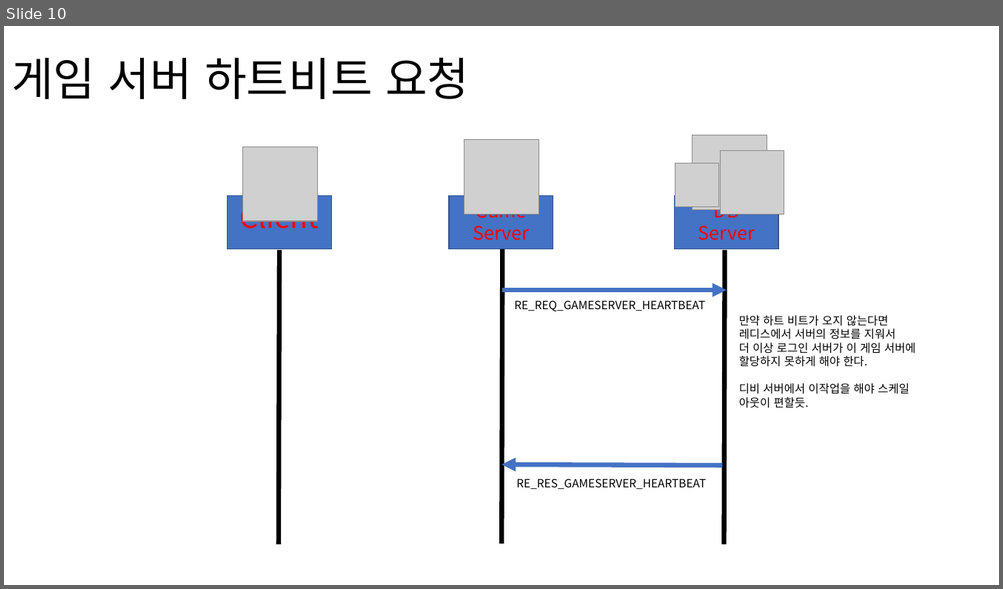
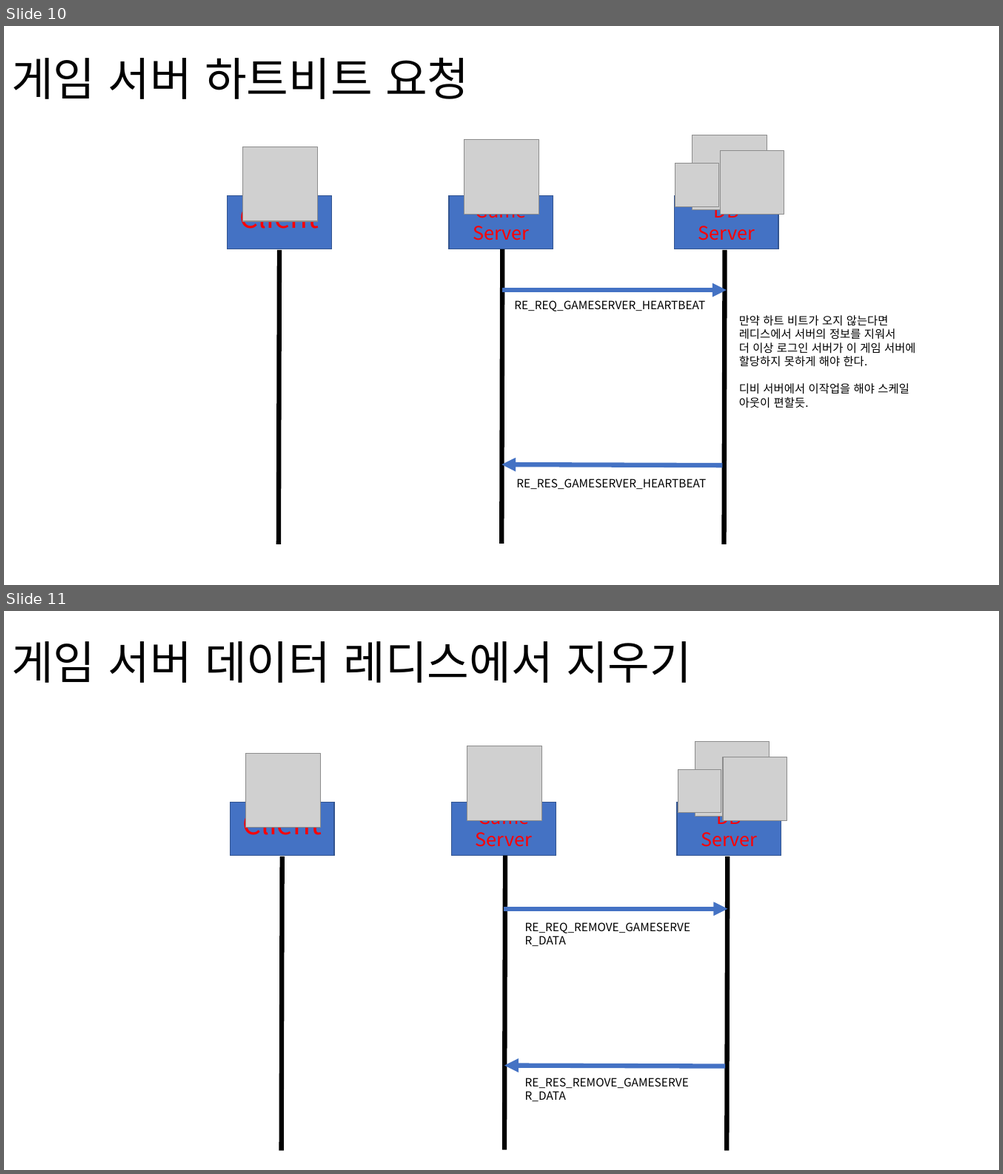
Before and after one commit to LethalSun/5thProjectServer, a slide deck: 시퀀스 다이어 그램.pptx. Shown one above the other, each under a label of ours: slide 10 before the commit, slides 10 and 11 after it. The pictures are 1003x589 and 1003x1174 pixels, drawn with LibreOffice and Linux fonts; fonts in the diff are those of the drawing; grey boxes stand for pictures. Boxes give left, top, right and bottom in pixels: in the first picture for what was removed or moved away, otherwise in the second. Text is boxed around its words. In the diff, an @@ line names an element or a change of style, - is before the commit and + after.

Commit message:
DB서버 구현중

```diff
--- a/시퀀스 다이어 그램.pptx
+++ b/시퀀스 다이어 그램.pptx
@@ slide 11 added at box(4, 611, 999, 1170), background #FFFFFF @@
@@ title added at box(11, 641, 691, 683), 44 pt, text #000000 @@
+게임 서버 데이터 레디스에서 지우기
@@ group added at box(230, 741, 786, 1151): 5 pictures, 3 rectangles, 3 lines @@
+Client
+Game
+Server
+DB
+Server
@@ arrow added from (504, 909) to (728, 909), #4472C4 4.5 pt @@
@@ text added at box(525, 923, 690, 946), 11 pt, text #000000 @@
+RE_REQ_REMOVE_GAMESERVER_DATA
@@ arrow added from (725, 1067) to (505, 1066), #4472C4 4.5 pt @@
@@ text added at box(525, 1078, 688, 1102), 11 pt, text #000000 @@
+RE_RES_REMOVE_GAMESERVER_DATA
```
Also in this commit, not shown: 2 slides changed, 6 other files.
